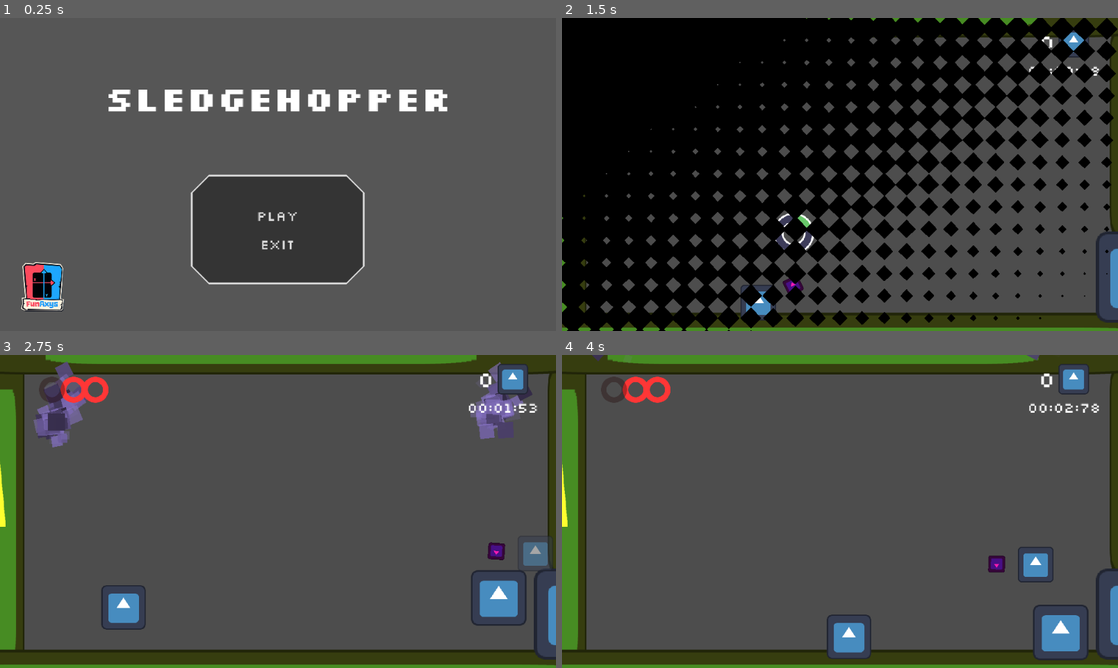
Above: before the commit, frames 1-4 (two rows, left to right).
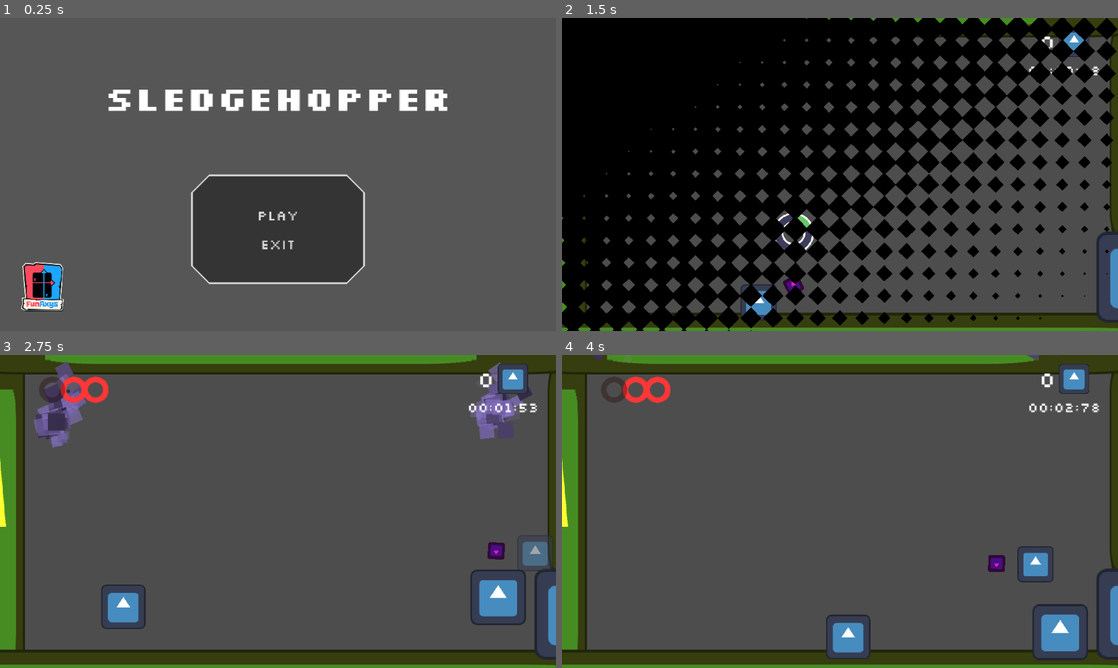
Above: after the commit, the same moments.

Repository: Juawo/hammer-game
Game: Godot game, scene res://scenes/Ui/main_menu.tscn
The game is run twice, just before and just after one commit, with the same random seed, the same clock (stepped at 60 frames per second) and the same inputs. The engine's default icon, where the game draws it, is replaced by a stand-in: a white triangle on a blue panel in a dark square.
Inputs (mouse positions are in pixels of both pictures, inside the frame that each line leads up to):
- Up to frame 1 (0.25 s): no input
- Up to frame 2 (1.5 s): click "PLAY" at 0.5 s; tap Enter at 1.25 s; move the mouse to (962, 158) at 1.27 s; press the mouse at (962, 158) at 1.28 s; hold D (right) from 1.28 s (still down)
- Up to frame 3 (2.75 s): keep holding D (right); tap W (jump) at 1.52, 2.27 s; move the mouse to (166, 527) at 2.02 s; release the mouse at (166, 527) at 2.03 s; click (166, 527) at 2.1 s
- Up to frame 4 (4 s): move the mouse to (895, 442) at 2.77 s; release D (right) at 2.78 s; press the mouse at (895, 442) at 2.78 s; hold A (left) 2.78-3.53 s; move the mouse to (812, 574) at 3.52 s; release the mouse at (812, 574) at 3.53 s; hold D (right) from 3.53 s (still down); click (812, 574) at 3.6 s; tap W (jump) at 3.77 s

The runs differ from the first frame. In frame 1, 1.0% of the frame differs, in the area x 19-81%, y 22-86%; in frame 2, 0.2%; in frame 3, 0.7%; in frame 4, 0.8%.

Commit message:
Add audio bus layout and update project time tracker

Diff:
--- /dev/null
+++ b/default_bus_layout.tres
@@ -0,0 +1,15 @@
+[gd_resource type="AudioBusLayout" format=3 uid="uid://qdkapwmt87q7"]
+
+[resource]
+bus/1/name = &"BGM"
+bus/1/solo = false
+bus/1/mute = false
+bus/1/bypass_fx = false
+bus/1/volume_db = -8.448246
+bus/1/send = &"Master"
+bus/2/name = &"SFX"
+bus/2/solo = false
+bus/2/mute = false
+bus/2/bypass_fx = false
+bus/2/volume_db = 2.1848278
+bus/2/send = &"Master"
--- a/project.godot
+++ b/project.godot
@@ -15,12 +15,17 @@
 config/features=PackedStringArray("4.7", "GL Compatibility")
 config/icon="res://icon.svg"
 
+[audio]
+
+buses/default_bus_layout="uid://qdkapwmt87q7"
+
 [autoload]
 
 GameManager="*uid://ctmjdp5nxfect"
 Events="*uid://c6c7aug2b2u77"
 PauseMenu="*uid://2jawntsy4yes"
 TransitionManager="*uid://hifxn5sdl4et"
+SoundManager="*uid://rwfqtyeok2vn"
 
 [display]
 
@@ -97,4 +102,3 @@
 rendering_device/driver.windows="d3d12"
 renderer/rendering_method="gl_compatibility"
 renderer/rendering_method.mobile="gl_compatibility"
-2d/snap/snap_2d_transforms_to_pixel=true
--- a/project_time_tracker.json
+++ b/project_time_tracker.json
@@ -1,9 +1,9 @@
 {
-  "2D": 15098.699,
-  "3D": 10.32,
+  "2D": 15897.2,
+  "3D": 10.73,
   "AFK": 526.596,
   "Asset Store": 3.767,
-  "Documentation": 19.636,
-  "Game": 12855.041,
-  "Script": 19157.412
+  "Documentation": 20.957,
+  "Game": 14982.433,
+  "Script": 22462.602
 }
